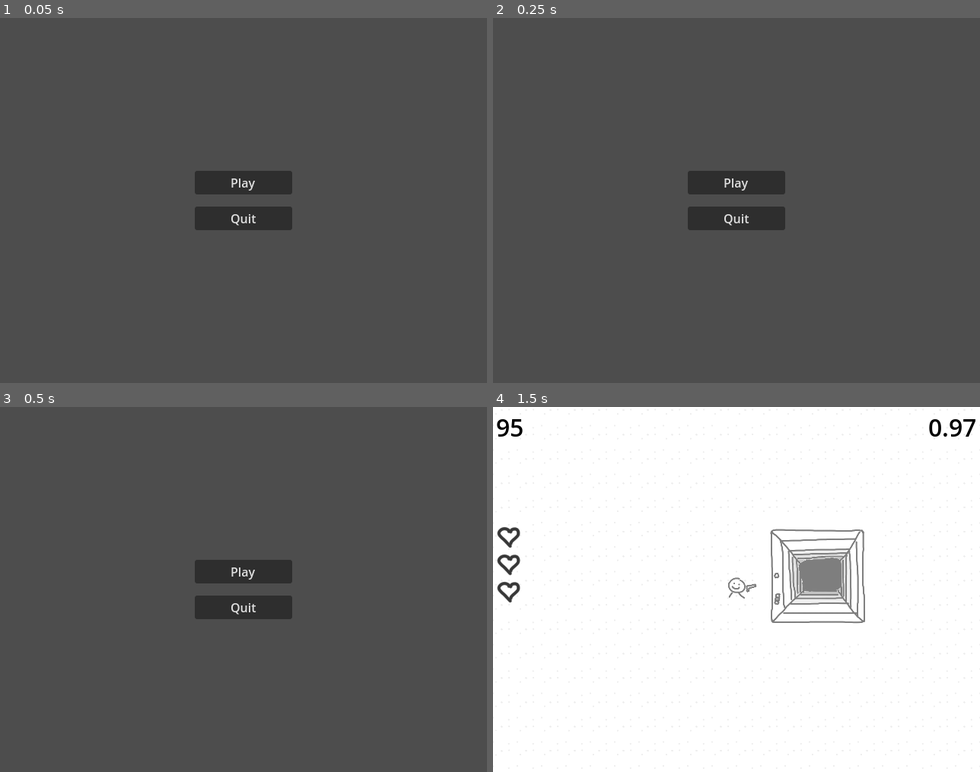
Above: before the commit, frames 1-4 (two rows, left to right).
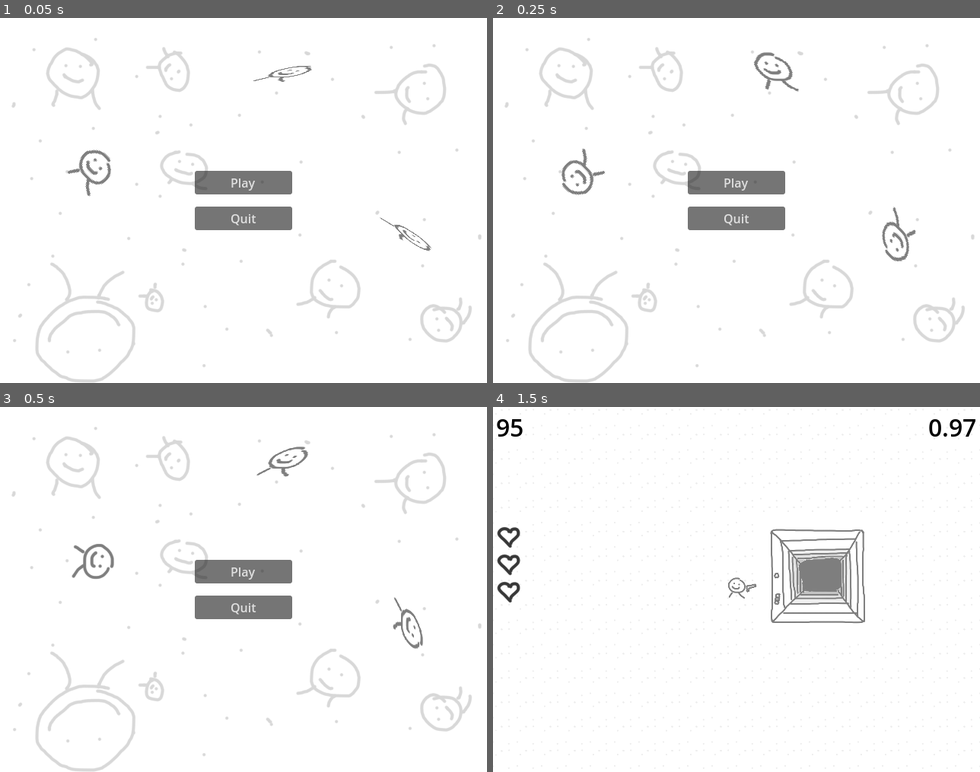
Above: after the commit, the same moments.

Repository: 3xcpy/milkyway-game
Game: Godot game, scene res://scenes/main.tscn
The game is run twice, just before and just after one commit, with the same random seed, the same clock (stepped at 60 frames per second) and the same inputs.
Inputs (mouse positions are in pixels of both pictures, inside the frame that each line leads up to):
- Up to frame 1 (0.05 s): no input
- Up to frame 2 (0.25 s): no input
- Up to frame 3 (0.5 s): no input
- Up to frame 4 (1.5 s): click "Play" at 0.5 s; tap Enter at 1.25 s; move the mouse to (843, 571) at 1.27 s; press the mouse at (843, 571) at 1.28 s; hold Right (move_right) from 1.28 s (still down)

The runs differ from the first frame. In frame 1, 100% of the frame differs, in the area x 0-100%, y 0-100%; in frame 2, 100%; in frame 3, 100%; in frame 4, nothing differs.

Commit message:
add sounds

Diff:
--- a/scenes/enemy.tscn
+++ b/scenes/enemy.tscn
@@ -1,9 +1,10 @@
-[gd_scene load_steps=7 format=3 uid="uid://dvdxr0vthtnah"]
+[gd_scene load_steps=8 format=3 uid="uid://dvdxr0vthtnah"]
 
 [ext_resource type="Texture2D" uid="uid://dljd8dug0yp8u" path="res://sprites/test.png" id="1_7p1mj"]
 [ext_resource type="Script" uid="uid://c0srvcy1nqm00" path="res://scripts/enemy.gd" id="1_md0e3"]
 [ext_resource type="Texture2D" uid="uid://ctsjnuaikhyap" path="res://sprites/attack.png" id="3_4ra3w"]
 [ext_resource type="Script" uid="uid://brwhgt76jq7u0" path="res://scripts/attack.gd" id="3_5uy6h"]
+[ext_resource type="AudioStream" uid="uid://cqlyx8vccxdth" path="res://sounds/enemyhurt.wav" id="5_c4w8v"]
 
 [sub_resource type="CircleShape2D" id="CircleShape2D_md0e3"]
 radius = 33.01515
@@ -46,6 +47,9 @@
 [node name="CollisionShape2D" type="CollisionShape2D" parent="Attack"]
 shape = SubResource("CircleShape2D_5uy6h")
 
+[node name="EnemyHurt" type="AudioStreamPlayer" parent="."]
+stream = ExtResource("5_c4w8v")
+
 [connection signal="velocity_computed" from="NavigationAgent2D" to="." method="_on_navigation_agent_2d_velocity_computed"]
 [connection signal="timeout" from="NavTimer" to="." method="_on_nav_timer_timeout"]
 [connection signal="timeout" from="StunTimer" to="." method="_on_stun_timer_timeout"]
--- a/scenes/main.tscn
+++ b/scenes/main.tscn
@@ -1,8 +1,10 @@
-[gd_scene load_steps=4 format=3 uid="uid://77ca7obcfj4q"]
+[gd_scene load_steps=6 format=3 uid="uid://77ca7obcfj4q"]
 
 [ext_resource type="PackedScene" uid="uid://i46kulypue0k" path="res://scenes/game.tscn" id="1_o5qli"]
 [ext_resource type="Script" uid="uid://b4d5srq0yakld" path="res://scripts/main.gd" id="1_sugp2"]
 [ext_resource type="PackedScene" uid="uid://dbxk6yryi0x21" path="res://scenes/main_menu.tscn" id="3_jyhfs"]
+[ext_resource type="AudioStream" uid="uid://2k188y57ikks" path="res://sounds/death.wav" id="4_jyhfs"]
+[ext_resource type="Script" uid="uid://bhe0mj5f77s4c" path="res://scripts/ui_sounds.gd" id="5_tbgi4"]
 
 [node name="Main" type="Node"]
 script = ExtResource("1_sugp2")
@@ -10,4 +12,11 @@
 
 [node name="MainMenu" parent="." instance=ExtResource("3_jyhfs")]
 
+[node name="Death" type="AudioStreamPlayer" parent="."]
+stream = ExtResource("4_jyhfs")
+
+[node name="UISounds" type="Node" parent="."]
+process_mode = 3
+script = ExtResource("5_tbgi4")
+
 [connection signal="start_game" from="MainMenu" to="." method="_on_main_menu_start_game"]
--- a/scenes/main_menu.tscn
+++ b/scenes/main_menu.tscn
@@ -1,9 +1,79 @@
-[gd_scene load_steps=3 format=3 uid="uid://dbxk6yryi0x21"]
+[gd_scene load_steps=9 format=3 uid="uid://dbxk6yryi0x21"]
 
 [ext_resource type="Script" uid="uid://b78i6qtter785" path="res://scripts/main_menu.gd" id="1_l6cm7"]
+[ext_resource type="Texture2D" uid="uid://dsunc8jcntcoa" path="res://sprites/main_menu_bg.png" id="2_bqqt6"]
+[ext_resource type="Texture2D" uid="uid://dljd8dug0yp8u" path="res://sprites/test.png" id="3_wu84c"]
 
 [sub_resource type="LabelSettings" id="LabelSettings_l6cm7"]
 font_color = Color(0, 0, 0, 1)
+
+[sub_resource type="Animation" id="Animation_bqqt6"]
+resource_name = "spin"
+length = 0.4
+loop_mode = 1
+tracks/0/type = "value"
+tracks/0/imported = false
+tracks/0/enabled = true
+tracks/0/path = NodePath(".:rotation")
+tracks/0/interp = 1
+tracks/0/loop_wrap = true
+tracks/0/keys = {
+"times": PackedFloat32Array(0, 0.19999999, 0.39999998),
+"transitions": PackedFloat32Array(1, 1, 1),
+"update": 0,
+"values": [0.0, 3.141592653589793, 6.283185307179586]
+}
+
+[sub_resource type="Animation" id="Animation_wu84c"]
+length = 0.001
+tracks/0/type = "value"
+tracks/0/imported = false
+tracks/0/enabled = true
+tracks/0/path = NodePath(".:rotation")
+tracks/0/interp = 1
+tracks/0/loop_wrap = true
+tracks/0/keys = {
+"times": PackedFloat32Array(0),
+"transitions": PackedFloat32Array(1),
+"update": 0,
+"values": [0.0]
+}
+tracks/1/type = "value"
+tracks/1/imported = false
+tracks/1/enabled = true
+tracks/1/path = NodePath(".:skew")
+tracks/1/interp = 1
+tracks/1/loop_wrap = true
+tracks/1/keys = {
+"times": PackedFloat32Array(0),
+"transitions": PackedFloat32Array(1),
+"update": 0,
+"values": [0.0]
+}
+
+[sub_resource type="Animation" id="Animation_8ln24"]
+resource_name = "skew"
+length = 0.4
+loop_mode = 1
+tracks/0/type = "value"
+tracks/0/imported = false
+tracks/0/enabled = true
+tracks/0/path = NodePath(".:skew")
+tracks/0/interp = 1
+tracks/0/loop_wrap = true
+tracks/0/keys = {
+"times": PackedFloat32Array(0, 0.4),
+"transitions": PackedFloat32Array(1, 1),
+"update": 0,
+"values": [1.5690509975429023, -1.569051]
+}
+
+[sub_resource type="AnimationLibrary" id="AnimationLibrary_8ln24"]
+_data = {
+&"RESET": SubResource("Animation_wu84c"),
+&"skew": SubResource("Animation_8ln24"),
+&"spin": SubResource("Animation_bqqt6")
+}
 
 [node name="MainMenu" type="Control"]
 layout_mode = 3
@@ -13,6 +83,15 @@
 grow_horizontal = 2
 grow_vertical = 2
 script = ExtResource("1_l6cm7")
+
+[node name="TextureRect" type="TextureRect" parent="."]
+layout_mode = 1
+anchors_preset = 15
+anchor_right = 1.0
+anchor_bottom = 1.0
+grow_horizontal = 2
+grow_vertical = 2
+texture = ExtResource("2_bqqt6")
 
 [node name="ScoreLabel" type="Label" parent="."]
 layout_mode = 1
@@ -51,5 +130,41 @@
 layout_mode = 2
 text = "Quit"
 
+[node name="Sprite2D" type="Sprite2D" parent="."]
+position = Vector2(118.00003, 203.00003)
+texture = ExtResource("3_wu84c")
+
+[node name="AnimationPlayer" type="AnimationPlayer" parent="Sprite2D"]
+libraries = {
+&"": SubResource("AnimationLibrary_8ln24")
+}
+autoplay = "spin"
+
+[node name="Sprite2D2" type="Sprite2D" parent="."]
+position = Vector2(372.0001, 75.00006)
+texture = ExtResource("3_wu84c")
+
+[node name="AnimationPlayer" type="AnimationPlayer" parent="Sprite2D2"]
+libraries = {
+&"": SubResource("AnimationLibrary_8ln24")
+}
+autoplay = "skew"
+
+[node name="Sprite2D3" type="Sprite2D" parent="."]
+position = Vector2(533, 284.9996)
+texture = ExtResource("3_wu84c")
+
+[node name="AnimationPlayer" type="AnimationPlayer" parent="Sprite2D3"]
+libraries = {
+&"": SubResource("AnimationLibrary_8ln24")
+}
+autoplay = "skew"
+
+[node name="AnimationPlayer2" type="AnimationPlayer" parent="Sprite2D3"]
+libraries = {
+&"": SubResource("AnimationLibrary_8ln24")
+}
+autoplay = "spin"
+
 [connection signal="button_down" from="VBoxContainer/PlayButton" to="." method="_on_play_button_button_down"]
 [connection signal="button_down" from="VBoxContainer/QuitButton" to="." method="_on_quit_button_button_down"]
--- a/scenes/player.tscn
+++ b/scenes/player.tscn
@@ -1,11 +1,14 @@
-[gd_scene load_steps=11 format=3 uid="uid://jwru712ywrdd"]
+[gd_scene load_steps=14 format=3 uid="uid://jwru712ywrdd"]
 
 [ext_resource type="Texture2D" uid="uid://dljd8dug0yp8u" path="res://sprites/test.png" id="1_3vyb7"]
 [ext_resource type="Script" uid="uid://cifnkxkiww2qq" path="res://scripts/player.gd" id="1_g2els"]
 [ext_resource type="Script" uid="uid://3o4hvtd3vx7y" path="res://scripts/gun.gd" id="3_qhqgy"]
 [ext_resource type="PackedScene" uid="uid://cpaitt3vgil4d" path="res://scenes/bullet.tscn" id="4_dqkch"]
 [ext_resource type="Script" uid="uid://xav05lwyhhpv" path="res://scripts/grabber.gd" id="5_qlg0r"]
+[ext_resource type="AudioStream" uid="uid://b4aruv8da84pi" path="res://sounds/streamshot.wav" id="5_ur7pv"]
 [ext_resource type="Texture2D" uid="uid://ddyylrx1ue3gd" path="res://sprites/gun.png" id="6_tuyoq"]
+[ext_resource type="AudioStream" uid="uid://bii7xwhwgmm2o" path="res://sounds/spreadshot.wav" id="6_y4r1p"]
+[ext_resource type="AudioStream" uid="uid://dp4bg1glge6jr" path="res://sounds/hurt.wav" id="9_d2wvv"]
 
 [sub_resource type="CircleShape2D" id="CircleShape2D_3vyb7"]
 radius = 31.0
@@ -70,6 +73,12 @@
 burst_fire_rate = 4.0
 burst_fire_amount = 5
 
+[node name="StreamShot" type="AudioStreamPlayer" parent="Gun"]
+stream = ExtResource("5_ur7pv")
+
+[node name="SpreadShot" type="AudioStreamPlayer" parent="Gun"]
+stream = ExtResource("6_y4r1p")
+
 [node name="Grabber" type="Node2D" parent="."]
 script = ExtResource("5_qlg0r")
 
@@ -93,4 +102,7 @@
 &"": SubResource("AnimationLibrary_smehm")
 }
 
+[node name="Hurt" type="AudioStreamPlayer" parent="."]
+stream = ExtResource("9_d2wvv")
+
 [connection signal="timeout" from="IFrameTimer" to="." method="_on_i_frame_timer_timeout"]
--- a/scripts/enemy.gd
+++ b/scripts/enemy.gd
@@ -21,6 +21,7 @@
 @onready var stun_timer: Timer = $StunTimer
 
 @onready var sprite: Sprite2D = $Sprite2D
+@onready var hurt_sound: AudioStreamPlayer = $EnemyHurt
 
 
 func _physics_process(delta: float) -> void:
@@ -57,6 +58,8 @@
 	health -= dmg
 	if health <= 0.0:
 		queue_free()
+	else:
+		hurt_sound.play()
 
 
 func grab() -> void:
--- a/scripts/gun.gd
+++ b/scripts/gun.gd
@@ -10,6 +10,9 @@
 @export var stream_fire_rate: float = 20.0
 
 var timer: float = 0.0
+
+@onready var stream_shot_sound: AudioStreamPlayer = $StreamShot
+@onready var spread_shot_sound: AudioStreamPlayer = $SpreadShot
 
 
 func _process(delta: float) -> void:
@@ -34,6 +37,8 @@
 		bullet_instance.global_rotation = shoot_dir.angle() + deg_to_rad((randf() * 2 - 1.0) * burst_spread)
 		add_child(bullet_instance)
 
+	spread_shot_sound.play()
+
 
 func shoot_stream() -> void:
 	Global.ammo -= 1
@@ -42,3 +47,4 @@
 	bullet_instance.global_position = global_position
 	bullet_instance.global_rotation = shoot_dir.angle()
 	add_child(bullet_instance)
+	stream_shot_sound.play()
--- a/scripts/main.gd
+++ b/scripts/main.gd
@@ -6,6 +6,7 @@
 var game_instance: Game = null
 
 @onready var main_menu: MainMenu = $MainMenu
+@onready var death_sound: AudioStreamPlayer = $Death
 
 
 func _ready() -> void:
@@ -22,6 +23,7 @@
 	game_instance = game.instantiate()
 	add_child(game_instance)
 	main_menu.visible = false
+	main_menu.set_process(false)
 	game_instance.connect("exit_to_main_menu", _on_game_exit_to_main_menu)
 	game_instance.connect("game_over", _on_game_game_over)
 
@@ -33,13 +35,16 @@
 func _on_game_exit_to_main_menu() -> void:
 	game_instance.queue_free()
 	main_menu.visible = true
+	main_menu.set_process(true)
 
 
 func _on_game_game_over(score: float) -> void:
-	print("GAME OVER")
 	game_instance.queue_free()
 	main_menu.visible = true
+	main_menu.set_process(true)
 	if config.get_value("score", "score") < score:
 		config.set_value("score", "score", score)
 		config.save("user://score.cfg")
 		main_menu.update_score_label(score)
+
+	death_sound.play()
--- a/scripts/player.gd
+++ b/scripts/player.gd
@@ -15,6 +15,8 @@
 
 @onready var iframe_timer: Timer = $IFrameTimer
 @onready var animation_player: AnimationPlayer = $AnimationPlayer
+
+@onready var hurt_sound: AudioStreamPlayer = $Hurt
 
 
 func _process(_delta: float) -> void:
@@ -58,6 +60,8 @@
 		heal = true
 		if health <= 0:
 			dead.emit()
+		else:
+			hurt_sound.play()
 
 
 func _on_i_frame_timer_timeout() -> void:
--- /dev/null
+++ b/scripts/ui_sounds.gd
@@ -0,0 +1,53 @@
+extends Node
+
+var hover_sound := preload("res://sounds/menuhover.wav")
+var click_sound := preload("res://sounds/click.wav")
+
+
+var playback:AudioStreamPlaybackPolyphonic
+
+
+func _ready() -> void:
+	connect_buttons(get_tree().root)
+	get_tree().connect("node_added", _on_node_added)
+
+
+func _enter_tree() -> void:
+	# Create an audio player
+	var player = AudioStreamPlayer.new()
+	add_child(player)
+
+	# Create a polyphonic stream so we can play sounds directly from it
+	var stream = AudioStreamPolyphonic.new()
+	stream.polyphony = 32
+	player.stream = stream
+	player.play()
+	# Get the polyphonic playback stream to play sounds
+	playback = player.get_stream_playback()
+
+	get_tree().node_added.connect(_on_node_added)
+
+
+func _on_node_added(node:Node) -> void:
+	if node is Button:
+		connect_to_button(node)
+
+
+func connect_to_button(node: Node):
+	node.mouse_entered.connect(_play_hover)
+	node.pressed.connect(_play_pressed)
+
+
+func _play_hover() -> void:
+	playback.play_stream(hover_sound, 0, 0, randf_range(0.9, 1.1))
+
+
+func _play_pressed() -> void:
+	playback.play_stream(click_sound)
+
+
+func connect_buttons(root):
+	for child in root.get_children():
+		if child is BaseButton:
+			connect_to_button(child)
+		connect_buttons(child)
Not shown, added: scripts/ui_sounds.gd.uid
Not shown, added: sounds/click.wav.import
Not shown, added: sounds/death.wav.import
Not shown, added: sounds/enemyhurt.wav.import
Not shown, added: sounds/hurt.wav.import
Not shown, added: sounds/menuhover.wav.import
Not shown, added: sounds/spreadshot.wav.import
Not shown, added: sounds/streamshot.wav.import
Binary file added: sprites/main_menu_bg.png
Not shown, added: sprites/main_menu_bg.png.import
Not shown, added: sounds/click.wav
Not shown, added: sounds/death.wav
(and 7 more such lines)
